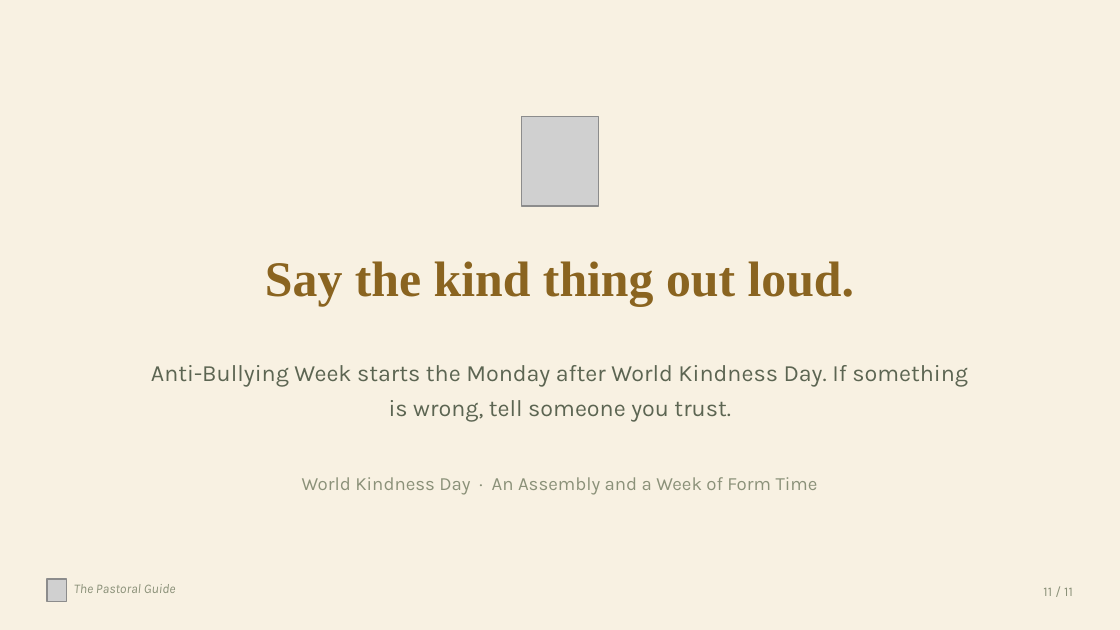
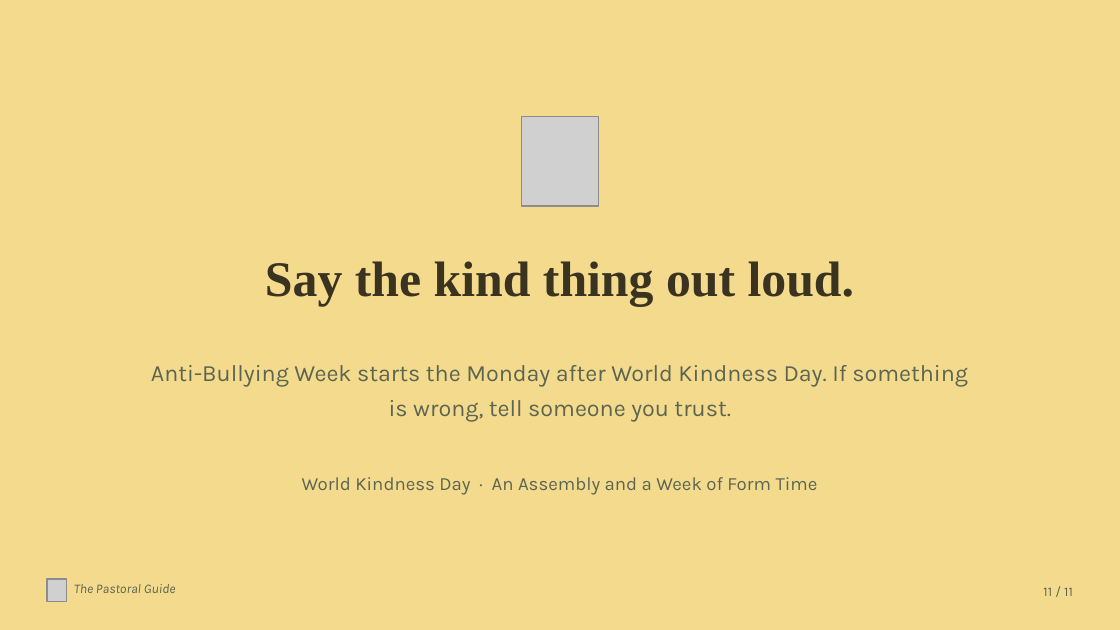
Before and after one commit to thepastoralguide/thepastoralguide.github.io, a slide deck: slide 11 of assemblies-and-events/world-kindness-day/downloads/World_Kindness_Day_Assembly.pptx. Drawn at 1120x630 pixels with LibreOffice and Linux fonts; fonts in the diff are those of the drawing; grey boxes stand for pictures. Boxes give left, top, right and bottom in pixels: in the first picture for what was removed or moved away, otherwise in the second. Text is boxed around its words. In the diff, an @@ line names an element or a change of style, - is before the commit and + after.

Commit message:
World Kindness Day: mustard instead of brown

```diff
--- a/assemblies-and-events/world-kindness-day/downloads/World_Kindness_Day_Assembly.pptx
+++ b/assemblies-and-events/world-kindness-day/downloads/World_Kindness_Day_Assembly.pptx
@@ rectangle at (x1=0, y1=0, x2=1120, y2=629): fill #F8F1E2 to #F3DA8C @@
@@ text "Say the kind thing out ..." at (x1=265, y1=261, x2=854, y2=306): text colour #8A6420 to #3A3320 @@
@@ text colour #8B9179 to #5C6552 in 3 elements at (x1=302, y1=477, x2=818, y2=495), (x1=74, y1=584, x2=176, y2=593), (x1=1043, y1=587, x2=1073, y2=596) @@
```
Also in this commit, not shown: 10 other slides changed, 10 other files.
